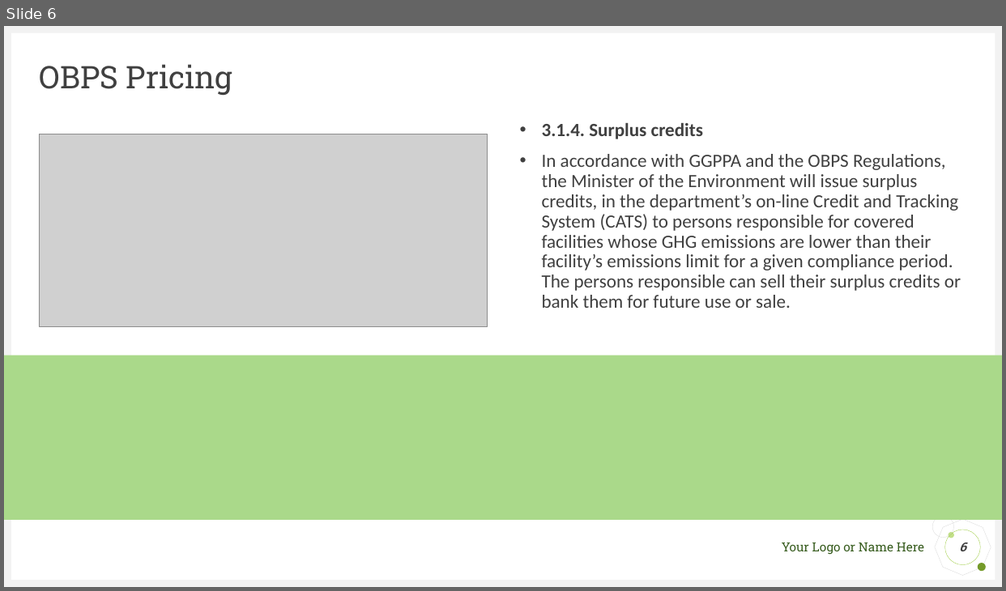
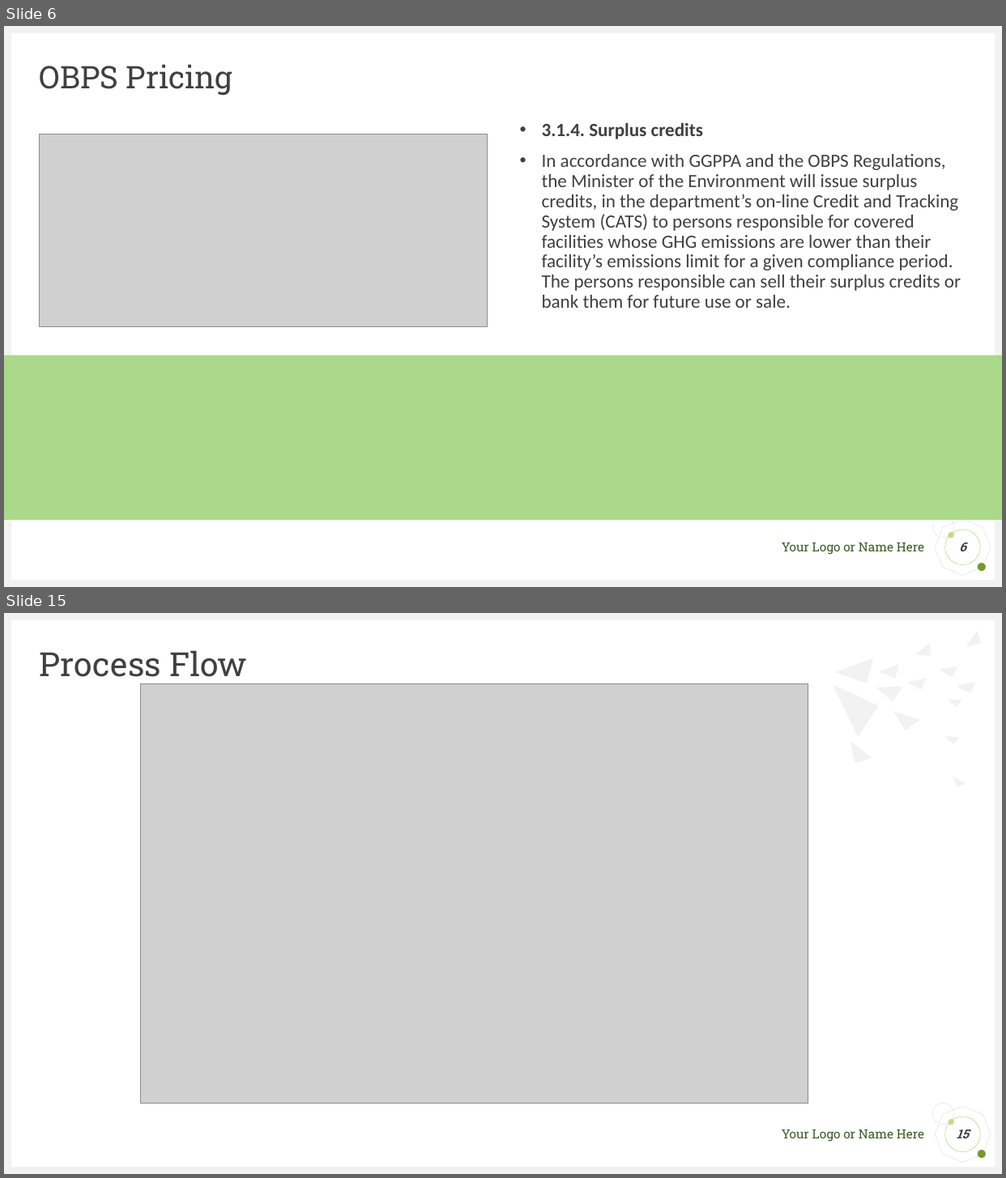
Before and after one commit to saimzuberi/Carbon_Credit_Market, a slide deck: Project Presentation/Final Presentation .pptx. Shown one above the other, each under a label of ours: slide 6 before the commit, slides 6 and 15 after it; the slides between them are not shown. The pictures are 1006x591 and 1006x1178 pixels, drawn with LibreOffice and Linux fonts; fonts in the diff are those of the drawing; grey boxes stand for pictures. Boxes give left, top, right and bottom in pixels: in the first picture for what was removed or moved away, otherwise in the second. Text is boxed around its words. In the diff, an @@ line names an element or a change of style, - is before the commit and + after.

```diff
--- a/Project Presentation/Final Presentation .pptx
+++ b/Project Presentation/Final Presentation .pptx
@@ slide 15 added at (4, 613, 1002, 1174), background #FFFFFF; not listed: 9 template elements that a slide beside it also shows @@
@@ freeform shape added at (967, 629, 985, 650), fill #F2F2F2 @@
@@ title added at (40, 650, 247, 685), 32 pt, text #404040 @@
+Process Flow
@@ freeform shape added at (836, 649, 883, 695), fill #F2F2F2 @@
@@ freeform shape added at (879, 659, 904, 683), fill #F2F2F2 @@
@@ freeform shape added at (916, 640, 936, 662), fill #F2F2F2 @@
@@ picture added at (140, 684, 808, 1103) @@
@@ freeform shape added at (829, 685, 880, 739), fill #F2F2F2 @@
@@ freeform shape added at (876, 679, 907, 706), fill #F2F2F2 @@
@@ freeform shape added at (908, 673, 930, 693), fill #F2F2F2 @@
@@ freeform shape added at (940, 662, 961, 680), fill #F2F2F2 @@
@@ freeform shape added at (957, 677, 979, 696), fill #F2F2F2 @@
@@ freeform shape added at (948, 696, 964, 709), fill #F2F2F2 @@
@@ freeform shape added at (894, 712, 920, 731), fill #F2F2F2 @@
@@ freeform shape added at (945, 733, 961, 746), fill #F2F2F2 @@
@@ freeform shape added at (845, 742, 876, 769), fill #F2F2F2 @@
@@ freeform shape added at (952, 777, 967, 789), fill #F2F2F2 @@
@@ page number added at (945, 1117, 980, 1152), outline #9ACB39 0.25 pt, 12 pt, text #404040, bold, italic @@
+15
```
Also in this commit, not shown: 4 slides changed, 8 other slides added, 12 slides removed, 9 other files.
